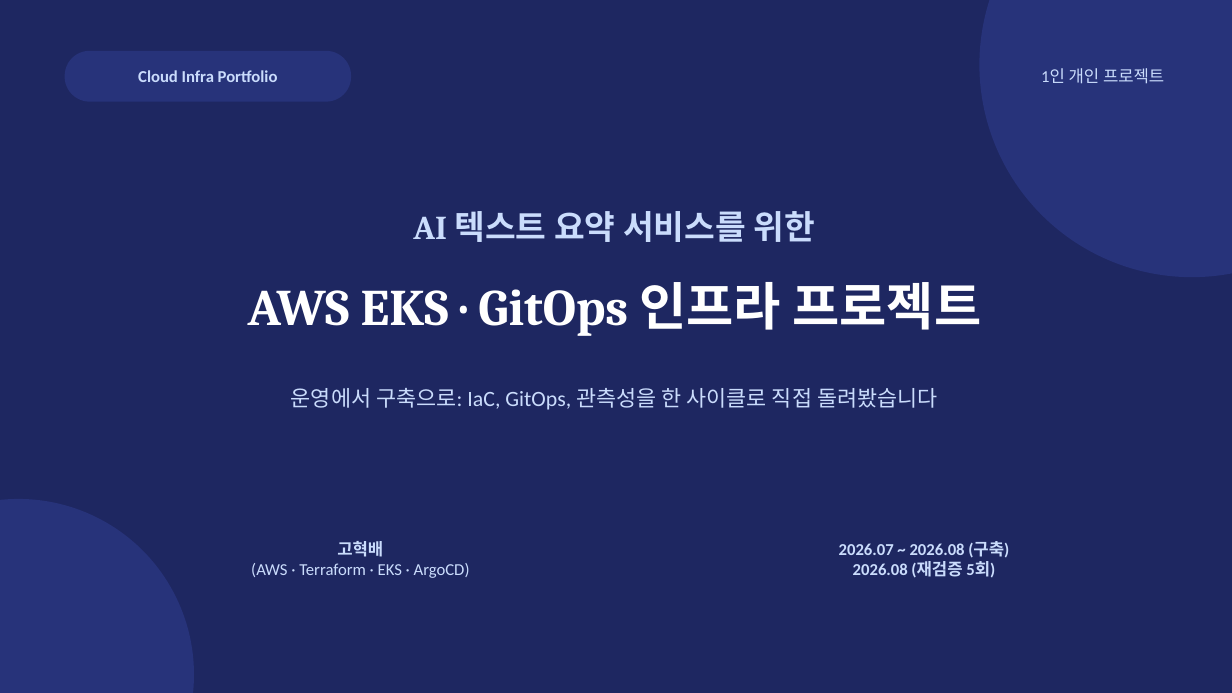
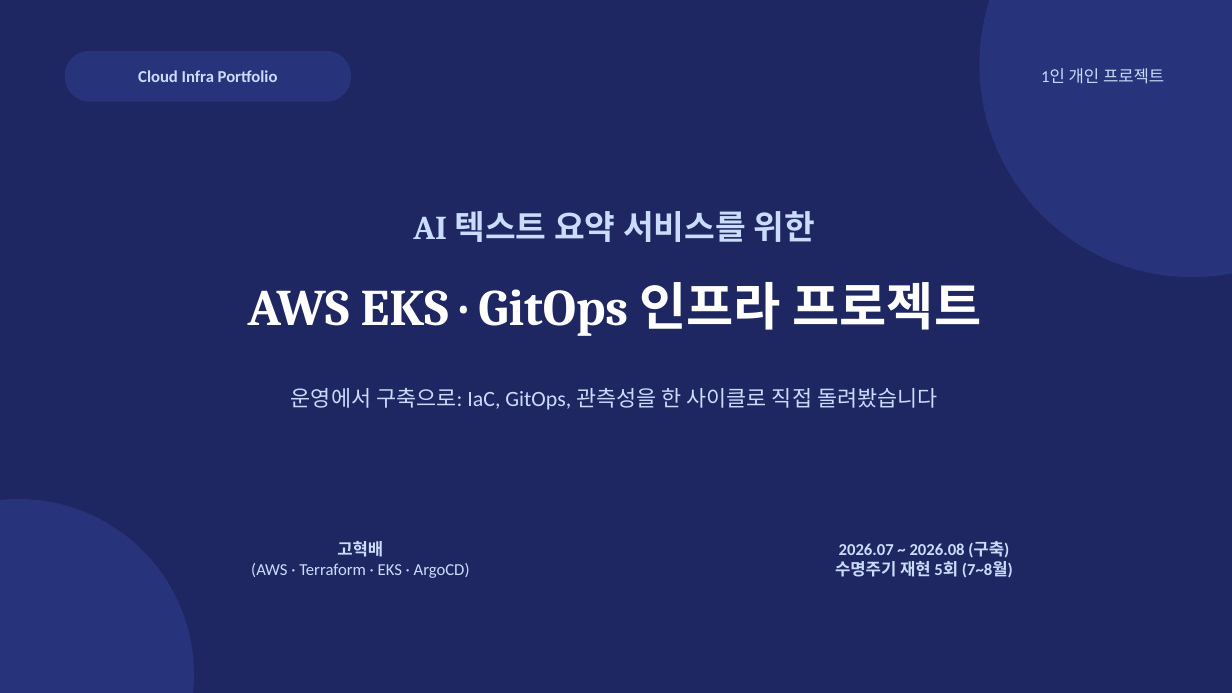
Before and after one commit to soc05272/eks-gitops-portfolio, a slide deck: slide 1 of docs/presentation.pptx. Drawn at 1232x693 pixels with LibreOffice and Linux fonts; fonts in the diff are those of the drawing. Boxes give left, top, right and bottom in pixels: in the first picture for what was removed or moved away, otherwise in the second. Text is boxed around its words. In the diff, an @@ line names an element or a change of style, - is before the commit and + after.

```diff
--- a/docs/presentation.pptx
+++ b/docs/presentation.pptx
@@ text at (x1=835, y1=561, x2=1013, y2=578): text changed @@
-2026.08 (재검증 5회)
+수명주기 재현 5회 (7~8월)
```
Also in this commit, not shown: 8 other slides changed, 10 other files.
